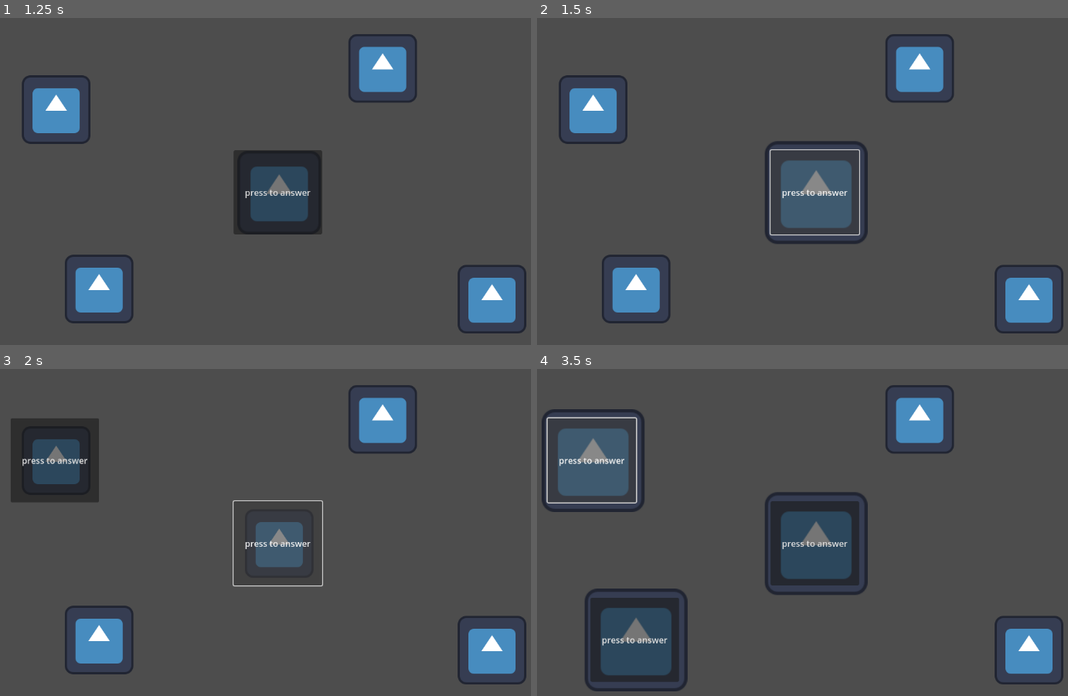
Above: before the commit, frames 1-4 (two rows, left to right).
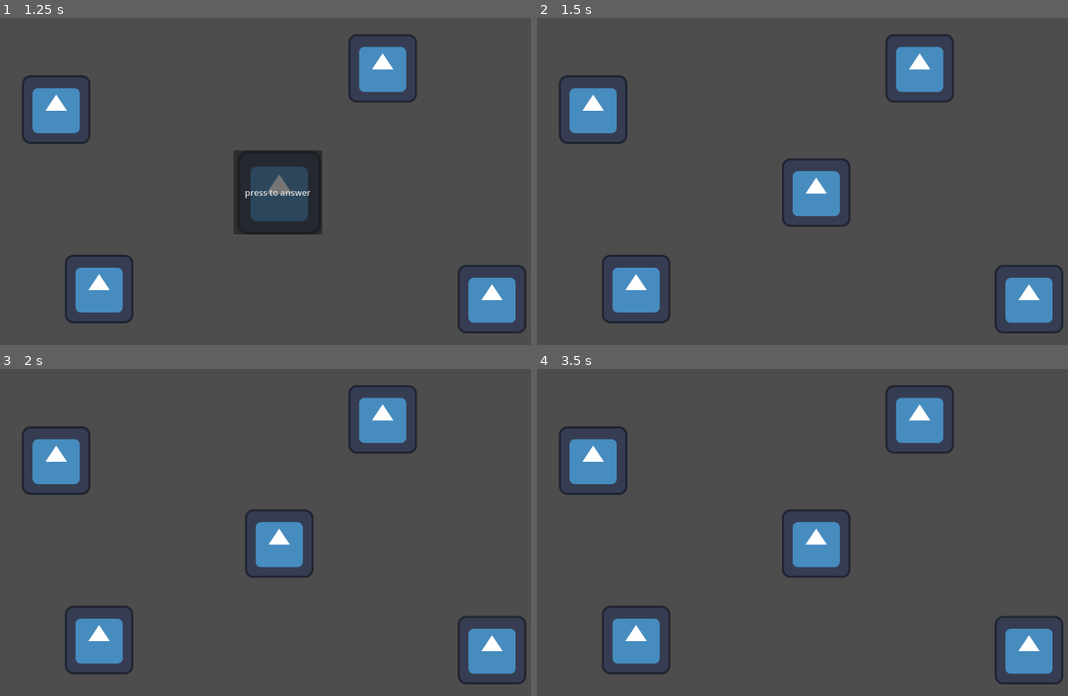
Above: after the commit, the same moments.

Repository: KamCych/MyFYP
Game: Godot game, scene res://main.tscn
The game is run twice, just before and just after one commit, with the same random seed, the same clock (stepped at 60 frames per second) and the same inputs. The engine's default icon, where the game draws it, is replaced by a stand-in: a white triangle on a blue panel in a dark square.
Inputs (mouse positions are in pixels of both pictures, inside the frame that each line leads up to):
- Up to frame 1 (1.25 s): tap Enter at 0.5 s
- Up to frame 2 (1.5 s): click "press to answer" at 1.25 s
- Up to frame 3 (2 s): no input
- Up to frame 4 (3.5 s): click (590, 460) at 2 s, where only the run before the commit has a clickable "press to answer"; click (590, 460) at 2.75 s, where only the run before the commit has a clickable "press to answer"

Frame 1 is identical in both runs. In frame 2, 3.7% of the frame differs, in the area x 42-63%, y 37-70%; in frame 3, 5.4%; in frame 4, 12%, in the area x 0-63%, y 12-99%.

Commit message:
Random pick out of list (only if valid)

Diff:
--- a/fyp-wire-rush/call_manager.gd
+++ b/fyp-wire-rush/call_manager.gd
@@ -16,7 +16,7 @@
 func _process(delta: float) -> void:
 
 
-
+	inactiveHomes.append(homes.pop_front())
 
 
 
@@ -24,16 +24,24 @@
 
 
 func _on_answered() -> void:
-	for i in len(homes):
-		if !homes[i].isCalling:
-			inactiveHomes.insert(i, homes[i])
-	pass
+	print("answered!!!")
+	$CallTimer.stop()
+	$CallTimer.wait_time = 5
+	$CallTimer.start()
 
 func _on_call_timer_timeout() -> void:
 
-	$CallTimer.wait_time = randi() % 3 + 1
+	$CallTimer.wait_time = randi() % 5 + 1
 
-	var randomPick = randi() % len(inactiveHomes)
+	var notCallingList : Array
 
-	inactiveHomes[randomPick].isCalling = true
-	inactiveHomes.pop_at(randomPick)
+	for i in homes:
+		if !i.isCalling:
+			notCallingList.append(i)
+
+	if (len(notCallingList) > 0):
+		#var randomPick = randi() % len(notCallingList)
+		notCallingList[randi() % len(notCallingList)].isCalling = true
+
+
+	#inactiveHomes.pop_at(randomPick)
--- a/fyp-wire-rush/home.gd
+++ b/fyp-wire-rush/home.gd
@@ -8,7 +8,12 @@
 func _process(delta: float) -> void:
 
 	if isCalling:
-		Calling()
+		#Calling()
+		$AnimationPlayer.play("calling")
+		$Button.visible = true
+	else:
+		$AnimationPlayer.stop()
+		$Button.visible = false
 
 
 func Calling() -> void:
